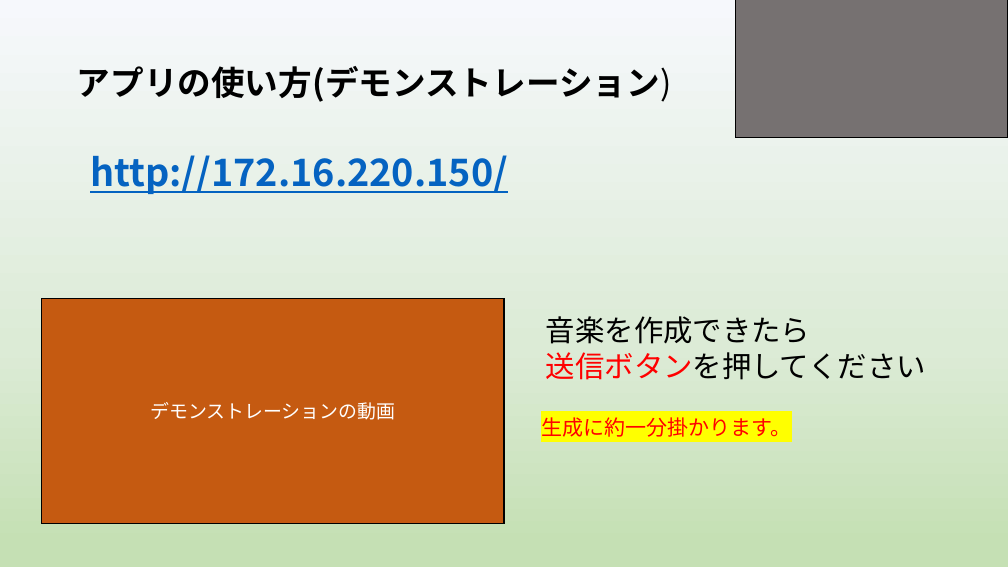
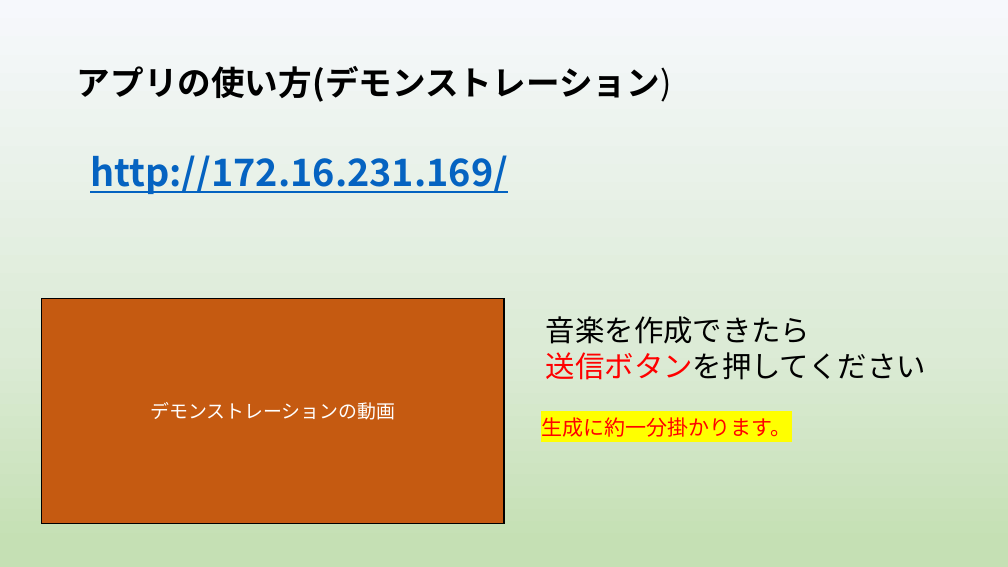
Before and after one commit to yoshitake266/bitComposer_prj, a slide deck: slide 9 of presentation/graduation/bit Composer3 .pptx. Drawn at 1008x567 pixels with LibreOffice and Linux fonts; fonts in the diff are those of the drawing. Boxes give left, top, right and bottom in pixels: in the first picture for what was removed or moved away, otherwise in the second. Text is boxed around its words. In the diff, an @@ line names an element or a change of style, - is before the commit and + after.

```diff
--- a/presentation/graduation/bit Composer3 .pptx
+++ b/presentation/graduation/bit Composer3 .pptx
@@ rectangle removed at <box>736,0,1008,138</box> @@
@@ text at <box>90,155,508,194</box>: text changed @@
-http://172.16.220.150/
+http://172.16.231.169/
```
Also in this commit, not shown: 9 other slides changed, 1 slide added, 7 slides removed.
